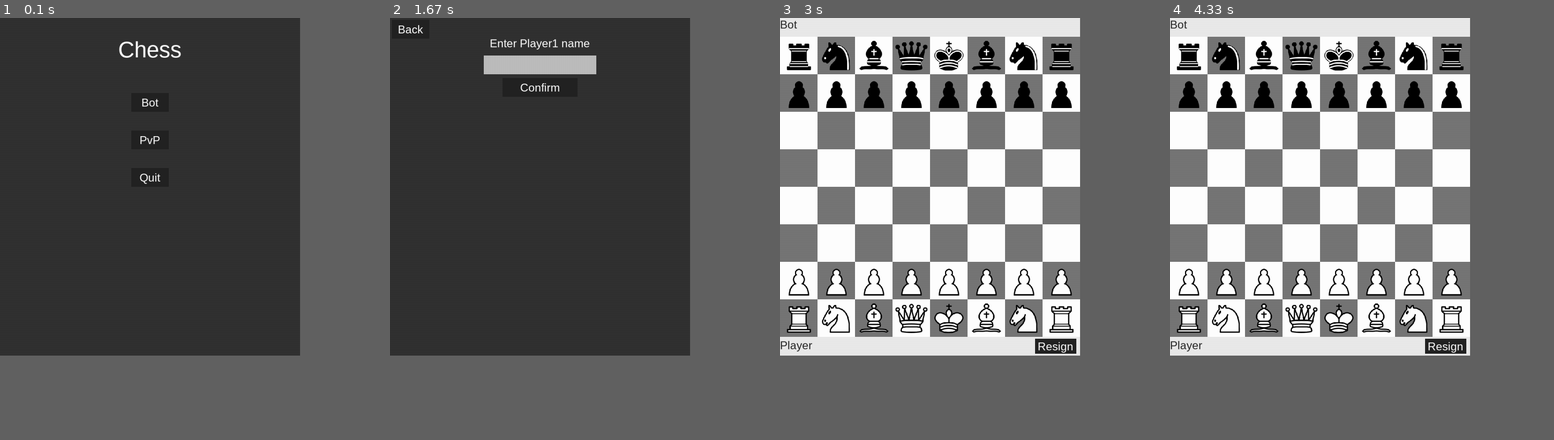
Above: before the commit, frames 1-4 (left to right).
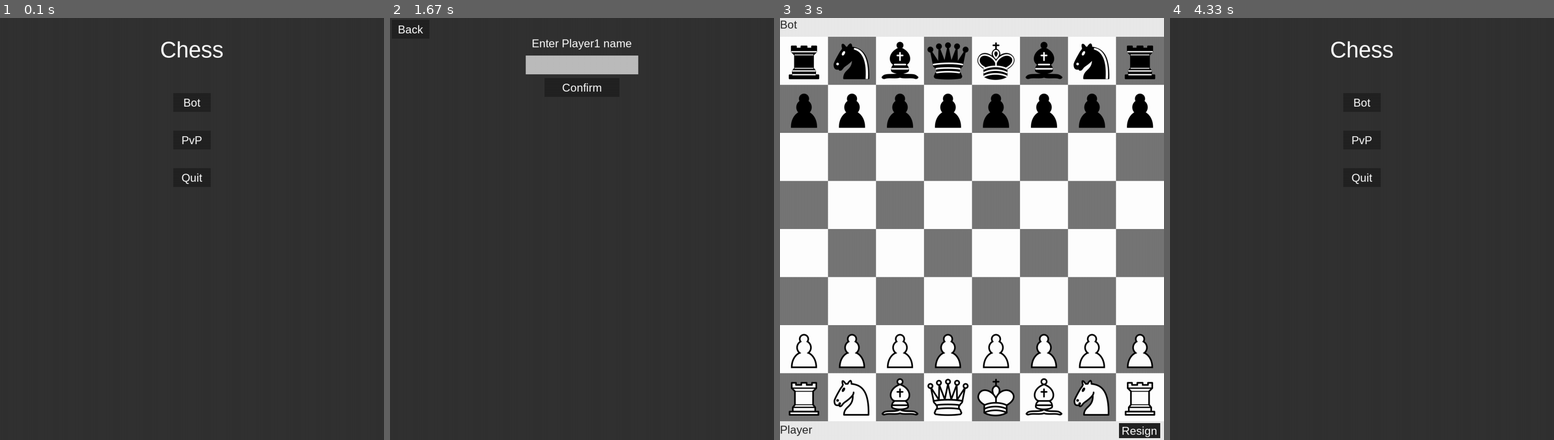
Above: after the commit, the same moments.

Repository: H4deus/ChessPygame
Game: pygame game, started from main.py
The game is run twice, just before and just after one commit, with the same random seed, the same clock (stepped at 60 frames per second) and the same inputs.
Inputs (mouse positions are in pixels of both pictures, inside the frame that each line leads up to):
- Up to frame 1 (0.1 s): no input
- Up to frame 2 (1.67 s): click "Bot" at 0.38 s; click "Resign" at 0.72 s; click "Yes" at 1.05 s; click "PvP" at 1.38 s
- Up to frame 3 (3 s): click (876, 245) at 1.72 s; click (956, 72) at 2.05 s; press the mouse at (799, 30) at 2.37 s; move the mouse to (841, 165) at 2.47 s; release the mouse at (879, 304) at 2.6 s; click "Bot" at 2.72 s
- Up to frame 4 (4.33 s): click (1277, 359) at 3.05 s; click (1312, 304) at 3.38 s; press the mouse at (1530, 431) at 3.7 s; move the mouse to (1423, 359) at 3.8 s; release the mouse at (1319, 288) at 3.93 s; click (1338, 229) at 4.05 s, where only the run after the commit has a clickable "Yes"
In our replay, the window is 640x720 before the commit and 819x900 after it. These sizes can differ from the game's own. Grey fills any space a smaller window leaves; there, only what the larger window draws over its background counts as a difference.

The runs differ from the first frame. In frame 1, 0.7% of the frame differs, in the area x 31-58%, y 5-40%; in frame 2, 1.5%; in frame 3, 51%; in frame 4, 61%, in the area x 0-79%, y 0-80%.

Commit message:
Made the bot play the first move as white and fixed the timer

Diff:
--- a/game/game.py
+++ b/game/game.py
@@ -47,7 +47,7 @@
             self.timer_top.set_time(300)
             self.timer_bottom.set_time(300)
             self.timer_top.pause = True
-            self.timer_bottom.pause = True
+            self.timer_bottom.pause = False
         else:
             self.flip = False
             if random.random() < 0.5:
@@ -335,6 +335,10 @@
 
         self.past_positions.append(self.board)
 
+        # Pausing and unpausing the timers
+        if self.flip:
+            self.timer_top.time, self.timer_bottom.time = self.timer_bottom.time, self.timer_top.time
+
     def swap_in_list(self, list, a, b):
         if a == b: return list
         if a > b: a, b = b, a
@@ -463,6 +467,14 @@
         for arrow in self.arrows:
             arr = Arrow(self.screen, arrow[0], arrow[1], self.num_of_rows, self.square_size, self.y_offset)
             self.drawn_arrows.append(arr)
+
+        # Making the bot move if it's its turn
+        if not self.flip and ((self.whose_turn and not self.white_is_player) or (not self.whose_turn and self.white_is_player)):
+            bot_move = self.bot.get_move(self.pieces, self.board, self.last_move, self.can_en_passant,
+                                         self.white_can_short_castle, self.black_can_short_castle,
+                                         self.white_can_long_castle, self.black_can_long_castle)
+            if len(bot_move) > 0:
+                self.make_move(self.pieces[bot_move[0]], bot_move[1])
 
         if not self.flip:
             return
--- a/game/timer.py
+++ b/game/timer.py
@@ -28,6 +28,7 @@
         pygame.draw.rect(self.screen, (0,0,0), (self.x, self.y, 100, 40))
 
         if self.last_time != datetime.now().second and not self.pause:
+            print("changing the time")
             self.time -= 1
 
         self.text.text = self.convert_time_to_string(self.time)
--- a/program.py
+++ b/program.py
@@ -5,7 +5,7 @@
 class Program:
     def __init__(self):
         pygame.init()
-        res = (800, 900)
+        res = (1024, 1124)
 
         self.screen = pygame.display.set_mode(res)
         pygame.display.set_caption("Chess")
